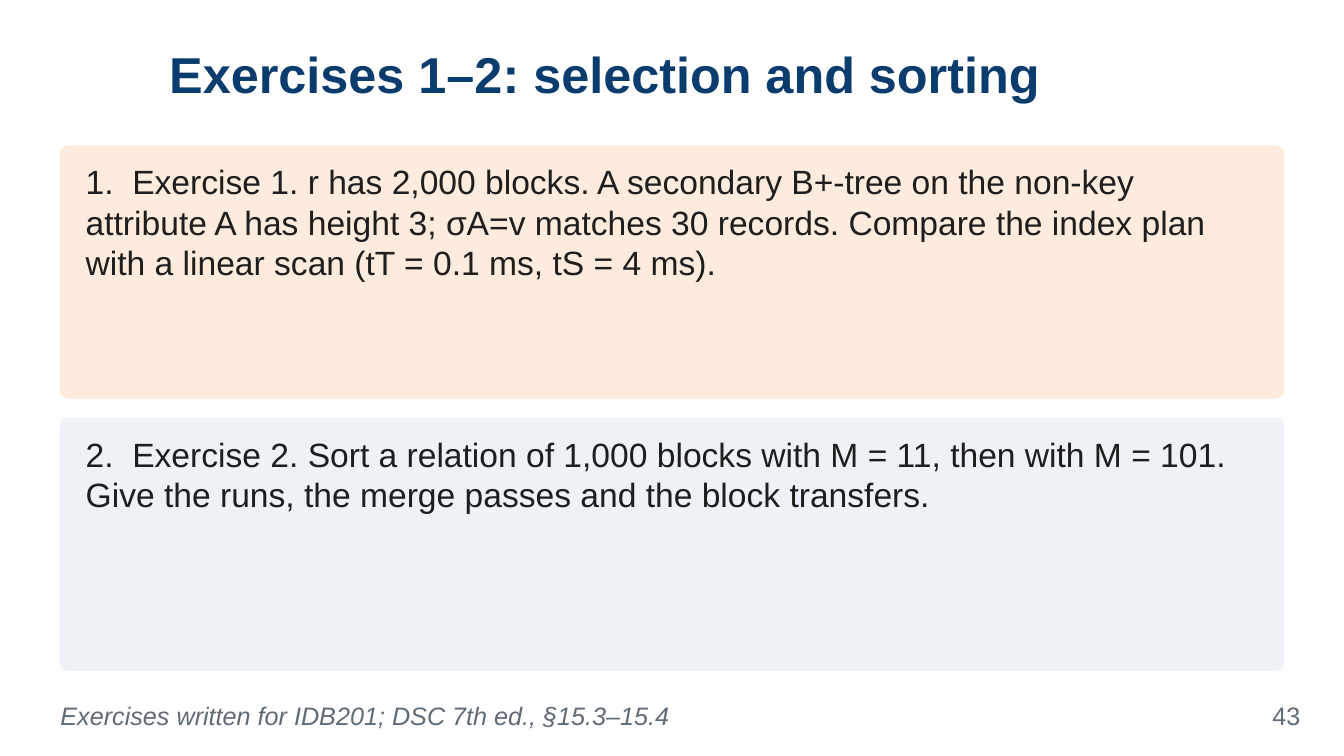
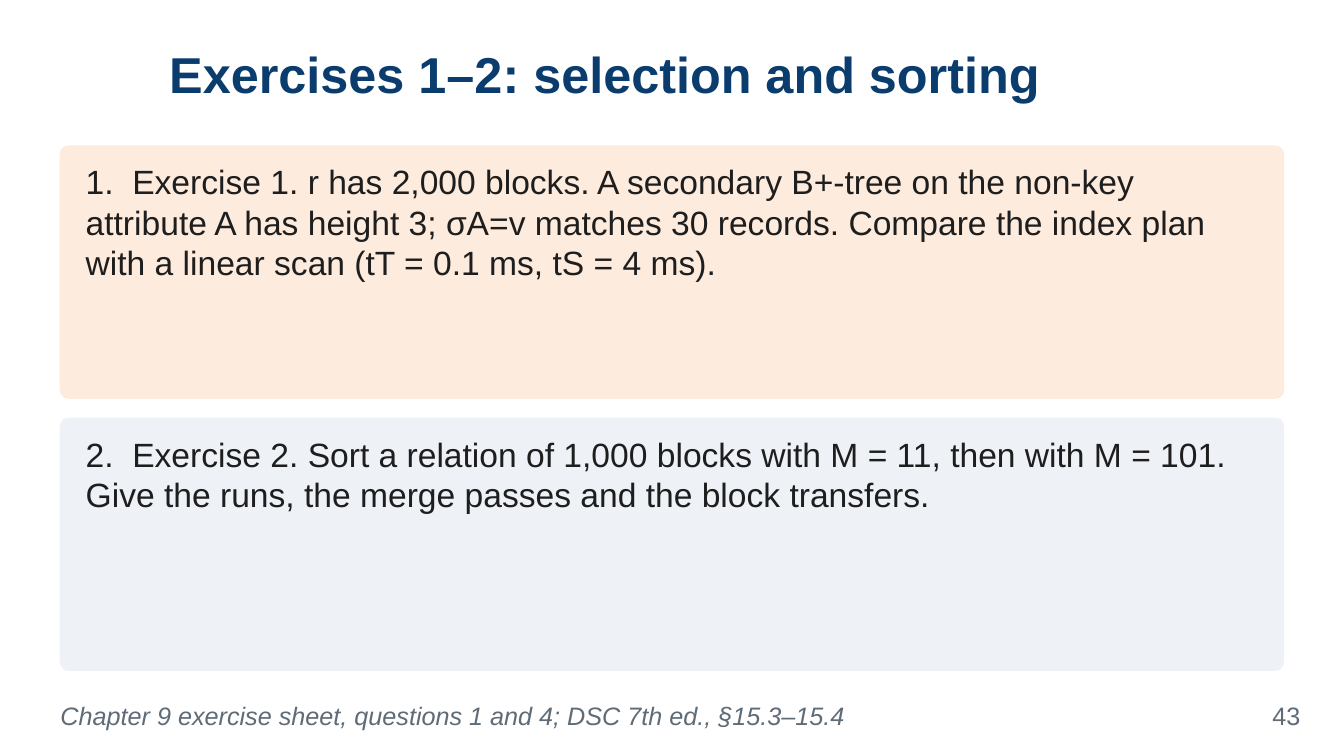
Before and after one commit to VanTTN2/IDB202, a slide deck: slide 43 of IDB201_ket-qua-sua_lan1_1/6_slides/Chapter_9.pptx. Drawn at 1344x756 pixels with LibreOffice and Linux fonts; fonts in the diff are those of the drawing; background and template pictures are left out. Boxes give left, top, right and bottom in pixels: in the first picture for what was removed or moved away, otherwise in the second. Text is boxed around its words. In the diff, an @@ line names an element or a change of style, - is before the commit and + after.

```diff
--- a/IDB201_ket-qua-sua_lan1_1/6_slides/Chapter_9.pptx
+++ b/IDB201_ket-qua-sua_lan1_1/6_slides/Chapter_9.pptx
@@ text at (x1=60, y1=706, x2=844, y2=730): text changed @@
-Exercises written for IDB201; DSC 7th ed., §15.3–15.4
+Chapter 9 exercise sheet, questions 1 and 4; DSC 7th ed., §15.3–15.4
```
Also in this commit, not shown: 6 other slides changed, 23 other files.
